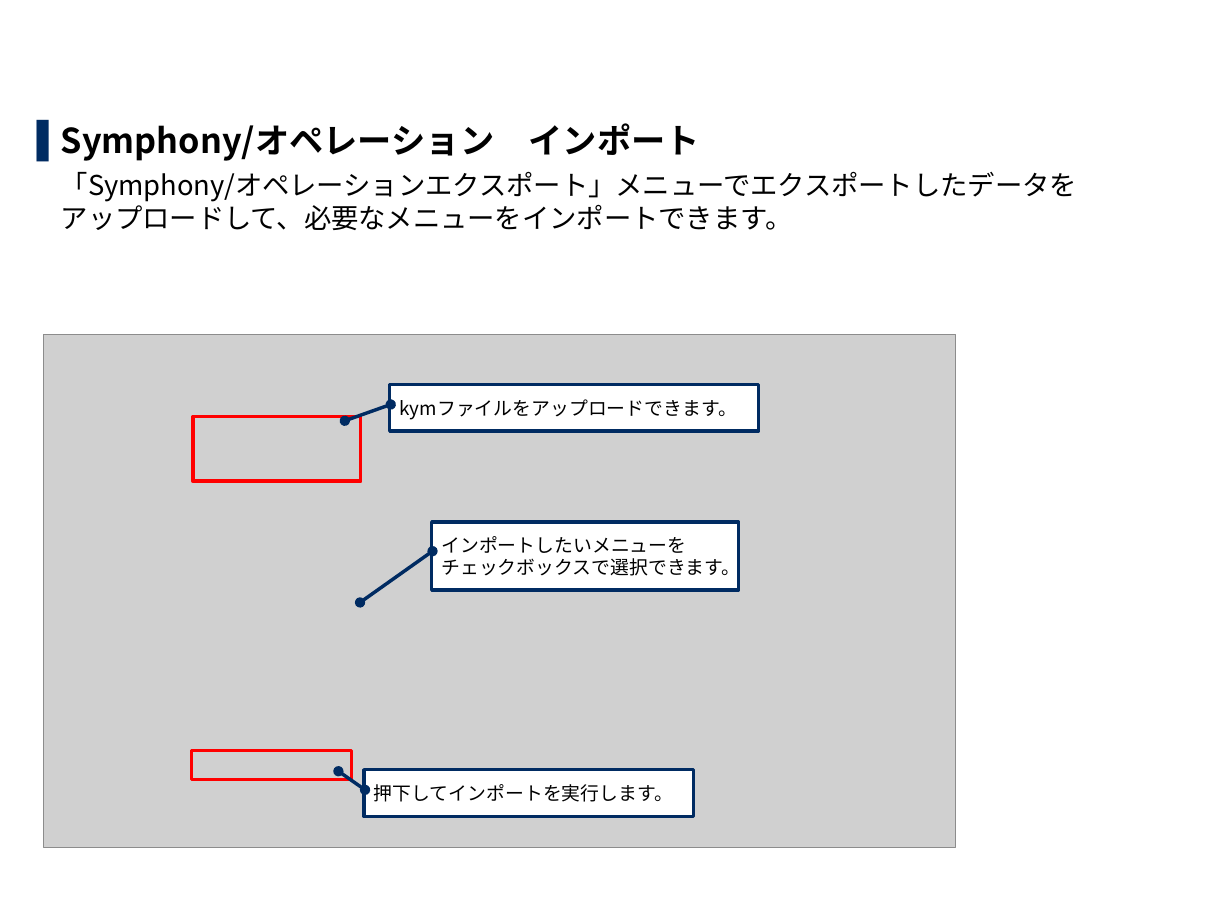
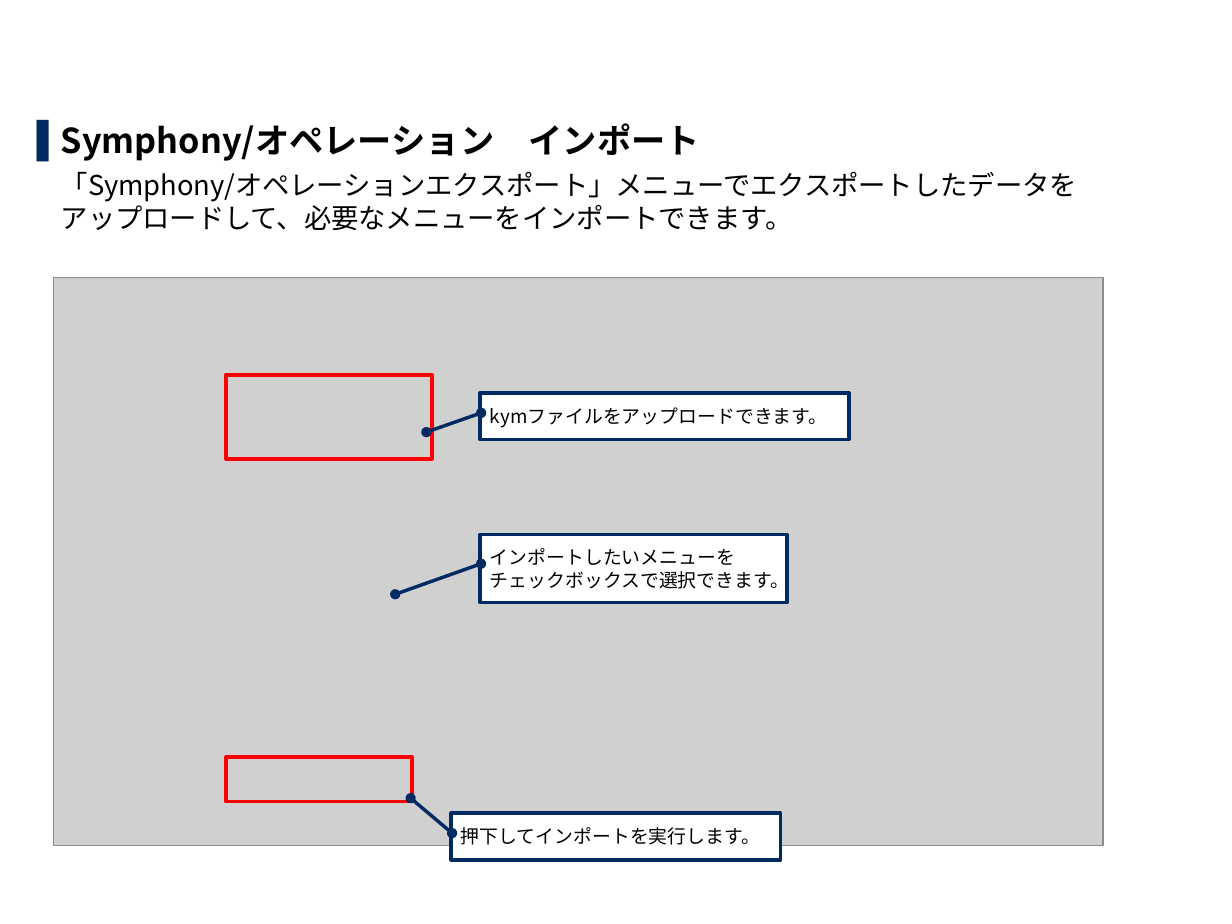
Before and after one commit to exastro-suite/it-automation-docs, a slide deck: slide 18 of asset/Learn_ja/ITA-export-import_classroom_lecture.pptx. Drawn at 1232x924 pixels with LibreOffice and Linux fonts; fonts in the diff are those of the drawing; grey boxes stand for pictures; background and template pictures are left out. Boxes give left, top, right and bottom in pixels: in the first picture for what was removed or moved away, otherwise in the second. Text is boxed around its words. In the diff, an @@ line names an element or a change of style, - is before the commit and + after.

```diff
--- a/asset/Learn_ja/ITA-export-import_classroom_lecture.pptx
+++ b/asset/Learn_ja/ITA-export-import_classroom_lecture.pptx
@@ picture: place and size @@
-picture at box(43, 334, 955, 846)
+picture at box(53, 277, 1103, 845)
@@ rectangle: place and size @@
-rectangle at box(193, 416, 361, 482)
+rectangle at box(225, 375, 431, 458)
@@ border callout "kymファイルをアップロードできます。": place and size @@
-border callout "kymファイルをアップロードできます。" at box(389, 384, 758, 431)
+border callout "kymファイルをアップロードできます。" at box(480, 393, 849, 440)
@@ border callout "インポートしたいメニューを チェックボックスで選択できます。": place and size @@
-border callout "インポートしたいメニューを チェックボックスで選択できます。" at box(431, 522, 738, 590)
+border callout "インポートしたいメニューを チェックボックスで選択できます。" at box(480, 535, 787, 602)
@@ rectangle: place and size @@
-rectangle at box(191, 750, 351, 780)
+rectangle at box(225, 758, 411, 802)
@@ proportions changed in 3 elements at box(480, 535, 787, 602), box(480, 393, 849, 440), box(451, 813, 780, 860) @@
@@ border callout "押下してインポートを実行します。": place and size @@
-border callout "押下してインポートを実行します。" at box(365, 770, 694, 817)
+border callout "押下してインポートを実行します。" at box(451, 813, 780, 860)
```
Also in this commit, not shown: 9 other slides changed, 1 other file.
